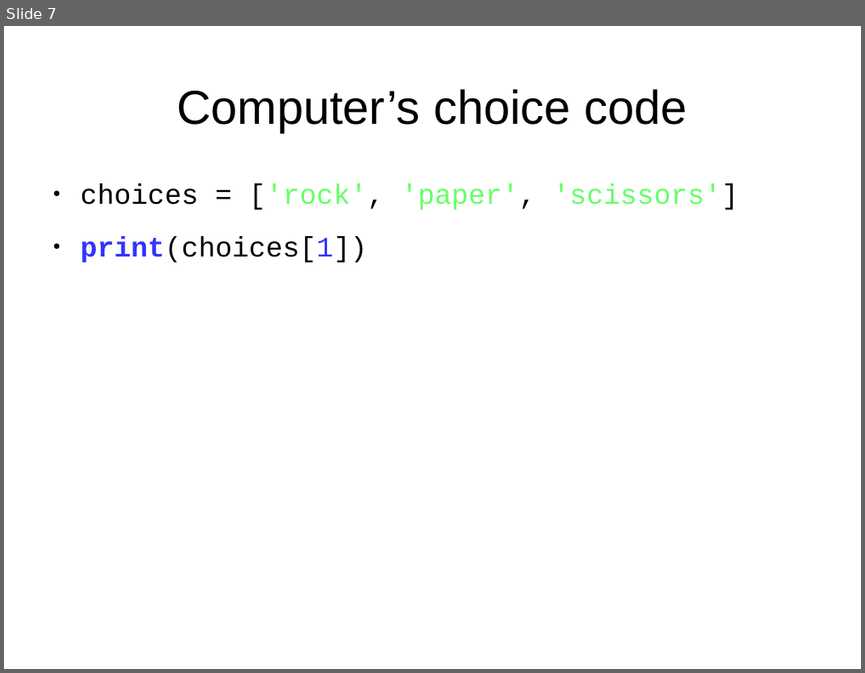
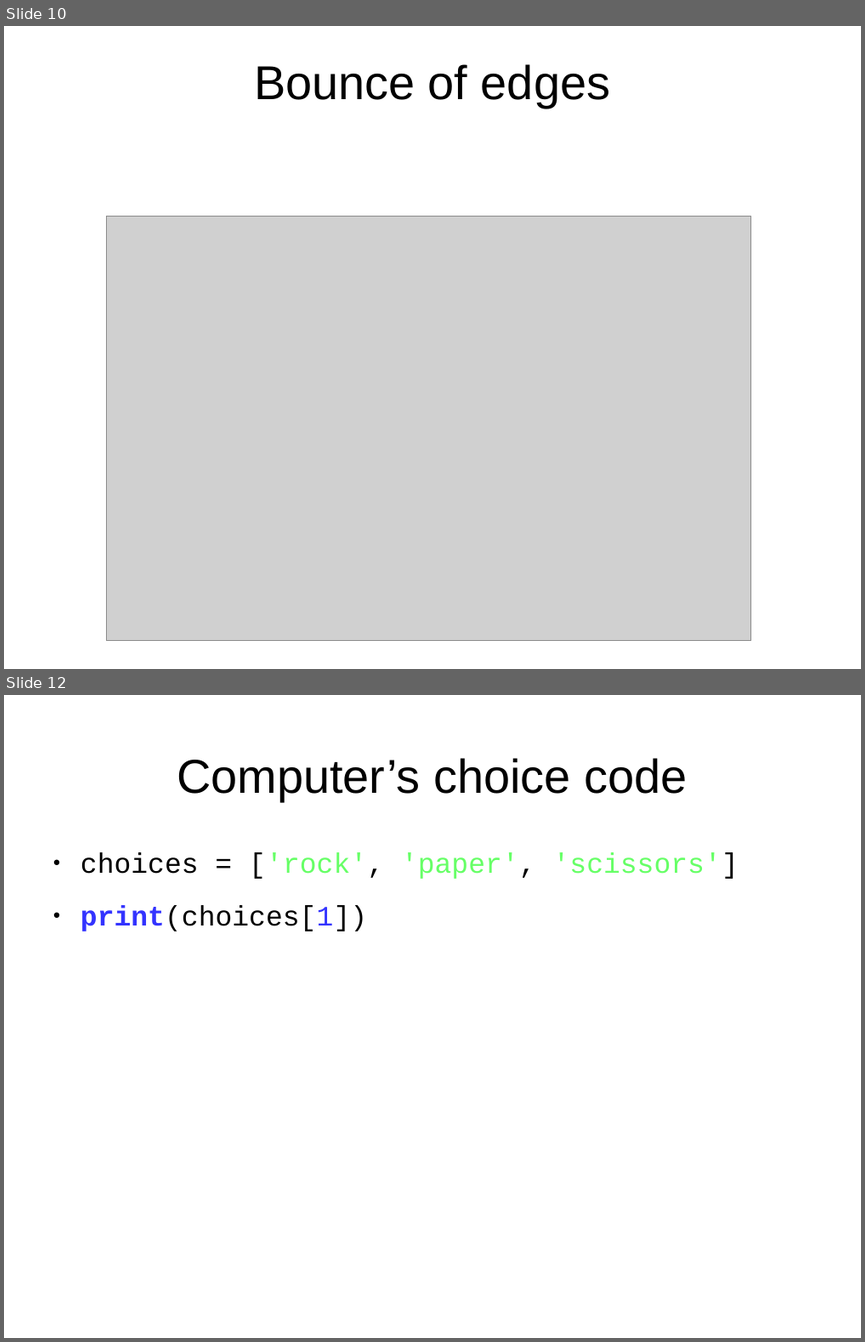
Before and after one commit to timzhood/python-rock, a slide deck: docs/bouncing_rectangle.odp. Shown one above the other, each under a label of ours: slide 7 before the commit, slides 10 and 12 after it; the slides between them are not shown. The pictures are 865x673 and 865x1342 pixels, drawn with LibreOffice and Linux fonts; fonts in the diff are those of the drawing; grey boxes stand for pictures. Boxes give left, top, right and bottom in pixels: in the first picture for what was removed or moved away, otherwise in the second. Text is boxed around its words. In the diff, an @@ line names an element or a change of style, - is before the commit and + after.

```diff
--- a/docs/bouncing_rectangle.odp
+++ b/docs/bouncing_rectangle.odp
@@ slide 10 added at (x1=4, y1=26, x2=861, y2=669), background #FFFFFF @@
@@ text added at (x1=254, y1=64, x2=610, y2=108), 44 pt, text #000000 @@
+Bounce of edges
@@ picture added at (x1=107, y1=216, x2=751, y2=641) @@
@@ what was slide 7 is now slide 12 @@
```
Also in this commit, not shown: 2 slides changed, 5 other slides added, 1 slide removed, 1 other file.
